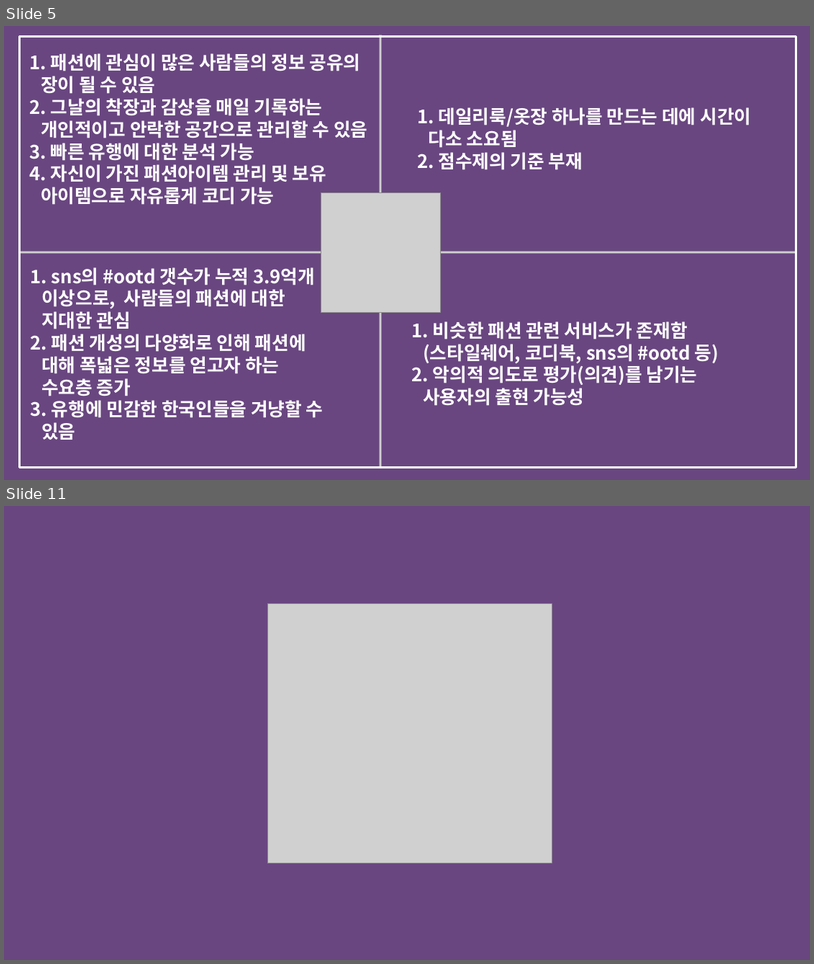
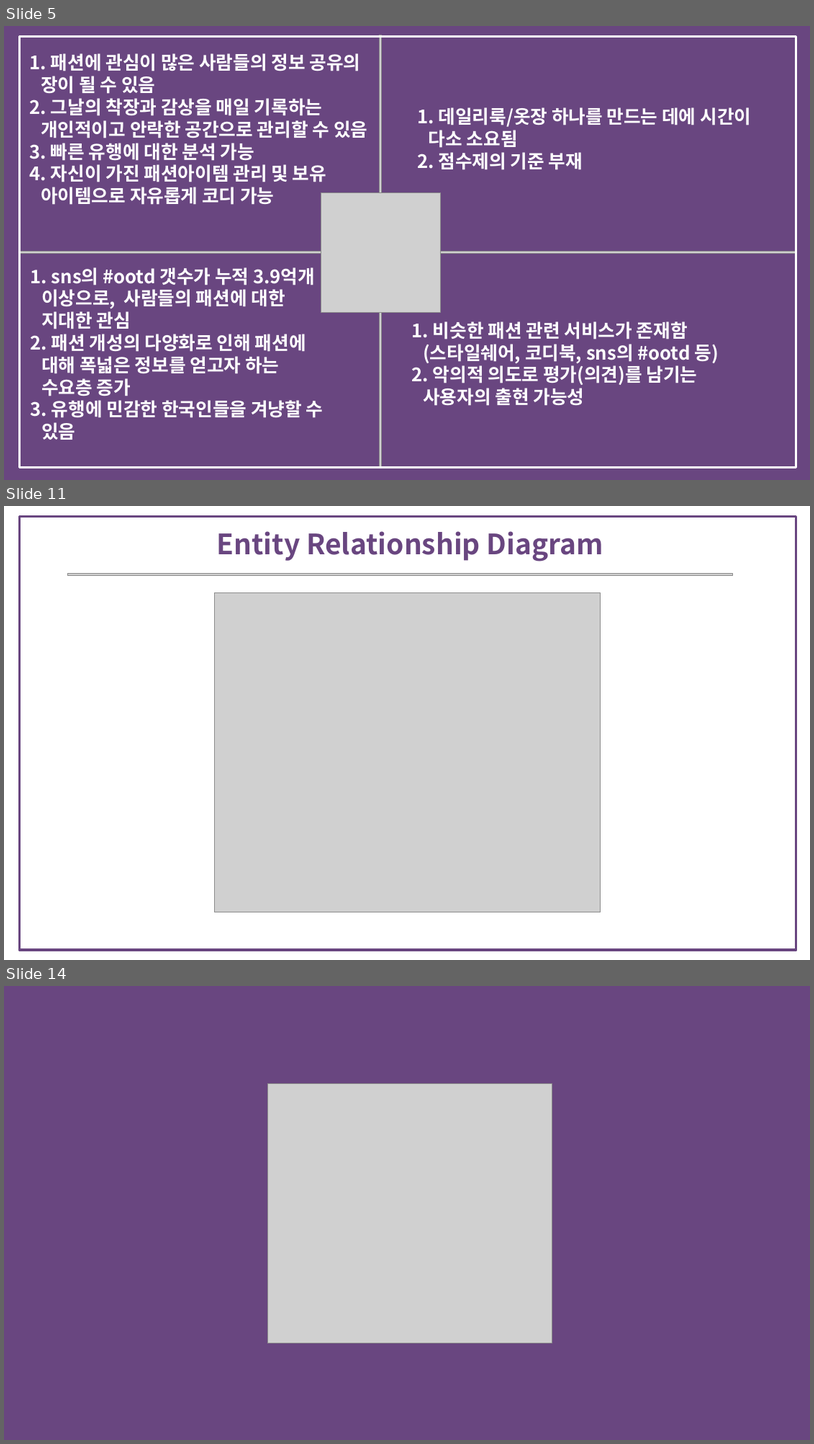
Before and after one commit to bitnarii/YMPM, a slide deck: 기획서/5조 Fit-back.pptx. Shown one above the other, each under a label of ours: slides 5 and 11 before the commit, slides 5, 11 and 14 after it; the slides between them are not shown. The pictures are 814x964 and 814x1444 pixels, drawn with LibreOffice and Linux fonts; fonts in the diff are those of the drawing; grey boxes stand for pictures. Boxes give left, top, right and bottom in pixels: in the first picture for what was removed or moved away, otherwise in the second. Text is boxed around its words. In the diff, an @@ line names an element or a change of style, - is before the commit and + after.

```diff
--- a/기획서/5조 Fit-back.pptx
+++ b/기획서/5조 Fit-back.pptx
@@ slide 11 added at (4,506,810,960), background #FFFFFF @@
@@ rectangle added at (19,517,796,950), outline #694680 4.5 pt @@
@@ text added at (217,531,604,561), 50 pt, text #694680, bold @@
+Entity Relationship Diagram
@@ picture added at (67,574,733,575) @@
@@ picture added at (214,592,601,911) @@
@@ what was slide 11 is now slide 14 @@
```
Also in this commit, not shown: 9 slides changed, 2 other slides added.
